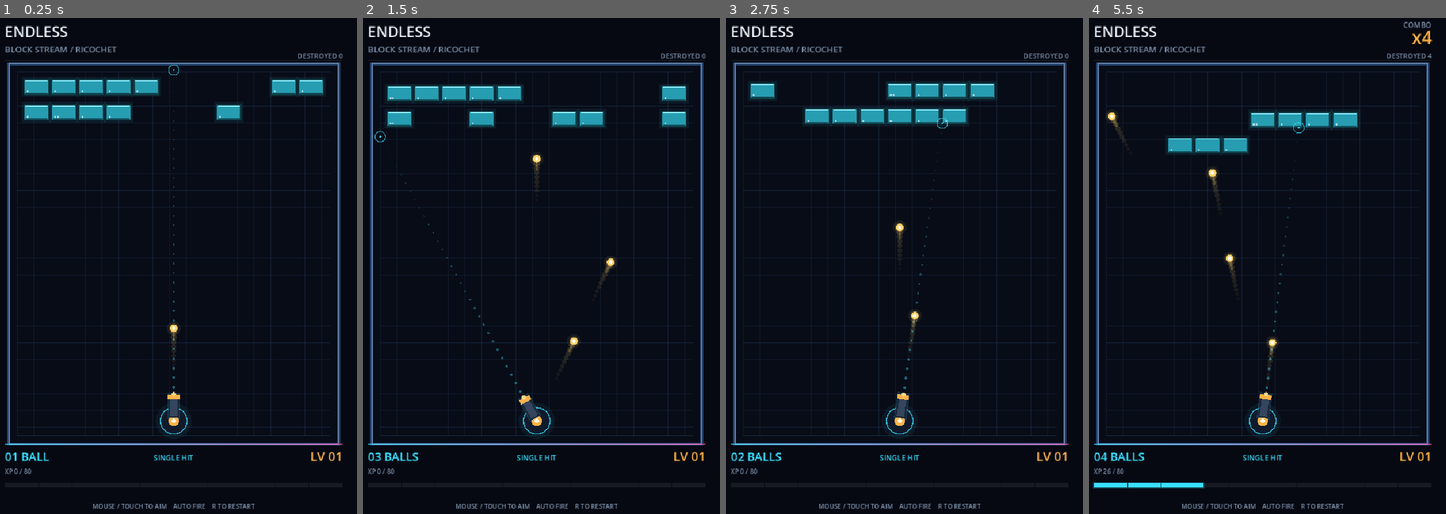
Above: before the commit, frames 1-4 (left to right).
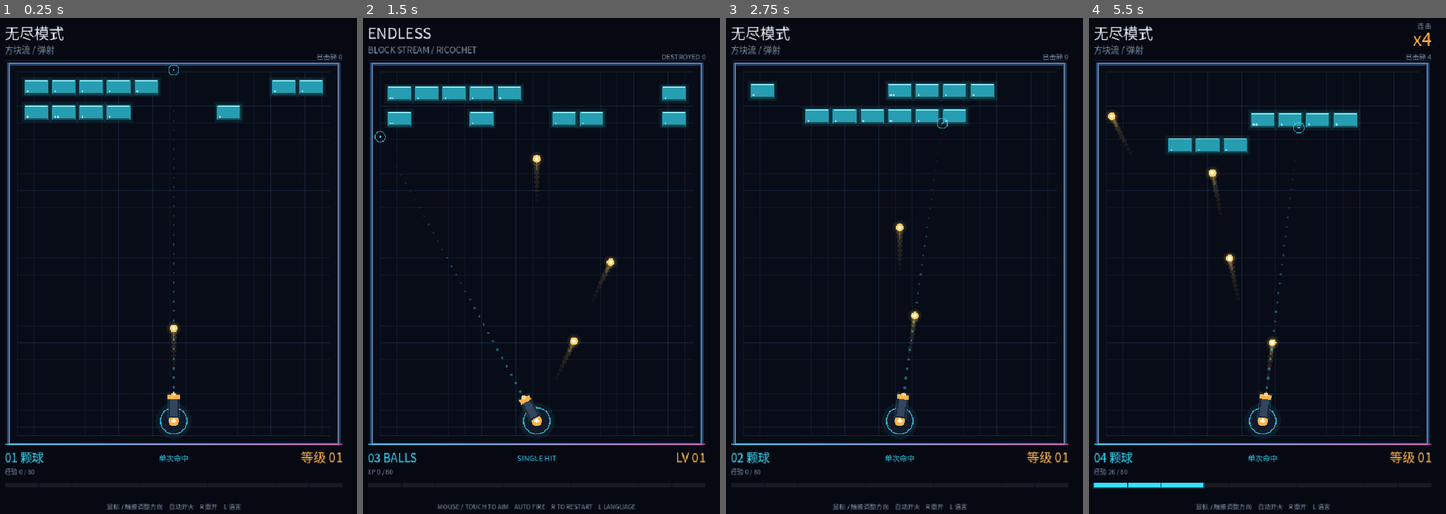
Above: after the commit, the same moments.

Repository: soryu-ryouji/build-shoot
Game: Godot game, scene res://scenes/main.tscn
Two runs of this game, one before a commit and one after it. Both use one fixed random seed, a clock stepped at 60 frames per second and the inputs below.
Inputs (mouse positions are in pixels of both pictures, inside the frame that each line leads up to):
- Up to frame 1 (0.25 s): no input
- Up to frame 2 (1.5 s): tap Enter at 0.5 s; move the mouse to (620, 241) at 0.52 s; tap R at 0.6 s; click (620, 241) at 0.67 s; tap L at 0.8 s; drag from (459, 290) to (516, 370) at 1.27 s
- Up to frame 3 (2.75 s): move the mouse to (936, 156) at 2.02 s; tap R at 2.1 s; click (936, 156) at 2.17 s; tap L at 2.3 s
- Up to frame 4 (5.5 s): drag from (1242, 370) to (1149, 191) at 2.77 s; move the mouse to (1378, 340) at 3.52 s; tap 1 at 3.6 s; click (1378, 340) at 3.67 s; tap L at 3.8, 5.3 s; drag from (1149, 191) to (1206, 142) at 4.27 s; move the mouse to (1281, 266) at 5.02 s; tap 3 at 5.1 s; click (1281, 266) at 5.17 s

The runs differ from the first frame. In frame 1, 1.5% of the frame differs, in the area x 1-96%, y 1-100%; in frame 2, 1.4%; in frame 3, 1.5%; in frame 4, 1.7%, in the area x 1-97%, y 0-100%.

Commit message:
feat: 接入 i18n 多语言支持

Diff:
--- /dev/null
+++ b/i18n/en.json
@@ -0,0 +1,35 @@
+{
+  "hud.mode": "ENDLESS",
+  "hud.tag": "BLOCK STREAM / RICOCHET",
+  "hud.combo": "COMBO",
+  "hud.combo_value": "x%d",
+  "hud.destroyed": "DESTROYED %d",
+  "hud.ball_one": "%02d BALL",
+  "hud.ball_many": "%02d BALLS",
+  "hud.ready": "READY",
+  "hud.single_hit": "SINGLE HIT",
+  "hud.bounces": "BOUNCES %d",
+  "hud.level": "LV %02d",
+  "hud.xp": "XP %d / %d",
+  "hud.hint": "MOUSE / TOUCH TO AIM    AUTO FIRE    R TO RESTART    L LANGUAGE",
+  "toast.upgrade_installed": "UPGRADE INSTALLED",
+  "upgrade.title": "LEVEL UP",
+  "upgrade.subtitle": "CHOOSE ONE UPGRADE    1 / 2 / 3",
+  "upgrade.rank": "RANK %d / %d",
+  "upgrade.bounce.name": "BOUNCE",
+  "upgrade.bounce.desc": "+2 bounces per ball",
+  "upgrade.damage.name": "HEAVY SHELL",
+  "upgrade.damage.desc": "+1 shell damage",
+  "upgrade.pierce.name": "PIERCE",
+  "upgrade.pierce.desc": "Pierce +1 block",
+  "upgrade.chain.name": "CHAIN REACTION",
+  "upgrade.chain.desc": "Broken blocks explode",
+  "upgrade.speed.name": "OVERCLOCK",
+  "upgrade.speed.desc": "+12% ball speed",
+  "upgrade.crit.name": "CRITICAL",
+  "upgrade.crit.desc": "+15% double damage",
+  "upgrade.salvage.name": "SALVAGE",
+  "upgrade.salvage.desc": "+25% XP from blocks",
+  "upgrade.big.name": "BIG GUNS",
+  "upgrade.big.desc": "+2 ball radius"
+}
--- /dev/null
+++ b/i18n/zh_CN.json
@@ -0,0 +1,35 @@
+{
+  "hud.mode": "无尽模式",
+  "hud.tag": "方块流 / 弹射",
+  "hud.combo": "连击",
+  "hud.combo_value": "x%d",
+  "hud.destroyed": "已击碎 %d",
+  "hud.ball_one": "%02d 颗球",
+  "hud.ball_many": "%02d 颗球",
+  "hud.ready": "就绪",
+  "hud.single_hit": "单次命中",
+  "hud.bounces": "弹跳 %d",
+  "hud.level": "等级 %02d",
+  "hud.xp": "经验 %d / %d",
+  "hud.hint": "鼠标 / 触摸调整方向    自动开火    R 重开    L 语言",
+  "toast.upgrade_installed": "强化已安装",
+  "upgrade.title": "升级",
+  "upgrade.subtitle": "选择一个强化    1 / 2 / 3",
+  "upgrade.rank": "等级 %d / %d",
+  "upgrade.bounce.name": "弹射",
+  "upgrade.bounce.desc": "每颗球弹跳次数 +2",
+  "upgrade.damage.name": "重型弹头",
+  "upgrade.damage.desc": "弹球伤害 +1",
+  "upgrade.pierce.name": "穿透",
+  "upgrade.pierce.desc": "每颗球多穿透 1 个方块",
+  "upgrade.chain.name": "连锁反应",
+  "upgrade.chain.desc": "击碎方块时对相邻方块造成伤害",
+  "upgrade.speed.name": "超频",
+  "upgrade.speed.desc": "弹球速度 +12%",
+  "upgrade.crit.name": "暴击",
+  "upgrade.crit.desc": "每次命中 +15% 概率双倍伤害",
+  "upgrade.salvage.name": "回收",
+  "upgrade.salvage.desc": "方块经验 +25%",
+  "upgrade.big.name": "重炮",
+  "upgrade.big.desc": "弹球半径 +2"
+}
--- a/project.godot
+++ b/project.godot
@@ -15,6 +15,10 @@
 config/features=PackedStringArray("4.7", "Mobile")
 config/icon="res://icon.svg"
 
+[autoload]
+
+I18n="*res://scripts/i18n.gd"
+
 [display]
 
 window/size/viewport_width=720
@@ -22,6 +26,10 @@
 window/handheld/orientation=1
 window/stretch/mode="canvas_items"
 window/stretch/aspect="keep"
+
+[gui]
+
+theme/custom="res://theme/game_theme.tres"
 
 [physics]
 
--- a/scripts/hud.gd
+++ b/scripts/hud.gd
@@ -1,6 +1,7 @@
 extends Control
 
 ## 界面：顶部模式/连击/击碎数，底部球状态/等级/经验条，中间飘字。
+## 所有文案通过 I18n 的 key 读取，默认中文。
 
 const Palette = preload("res://scripts/palette.gd")
 
@@ -27,32 +28,34 @@
 	set_anchors_and_offsets_preset(Control.PRESET_FULL_RECT)
 	mouse_filter = Control.MOUSE_FILTER_IGNORE
 	_build()
+	I18n.locale_changed.connect(_on_locale_changed)
+	_refresh_static_texts()
 	queue_redraw()
 
 
 func _build() -> void:
-	mode_label = _make_label("ENDLESS", Vector2(40, 16), Vector2(320, 40), 28, Palette.TEXT, HORIZONTAL_ALIGNMENT_LEFT)
+	mode_label = _make_label(I18n.t("hud.mode"), Vector2(40, 16), Vector2(320, 40), 28, Palette.TEXT, HORIZONTAL_ALIGNMENT_LEFT)
 	mode_label.add_theme_constant_override("outline_size", 6)
 	mode_label.add_theme_color_override("font_outline_color", Color(0.0, 0.0, 0.0, 0.6))
 
-	tag_label = _make_label("BLOCK STREAM / RICOCHET", Vector2(40, 56), Vector2(420, 26), 16, Palette.MUTED)
+	tag_label = _make_label(I18n.t("hud.tag"), Vector2(40, 56), Vector2(420, 26), 16, Palette.MUTED)
 
-	combo_caption = _make_label("COMBO", Vector2(540, 12), Vector2(140, 20), 14, Palette.MUTED, HORIZONTAL_ALIGNMENT_RIGHT)
+	combo_caption = _make_label(I18n.t("hud.combo"), Vector2(540, 12), Vector2(140, 20), 14, Palette.MUTED, HORIZONTAL_ALIGNMENT_RIGHT)
 	combo_label = _make_label("x1", Vector2(540, 22), Vector2(140, 44), 34, Palette.ACCENT, HORIZONTAL_ALIGNMENT_RIGHT)
 	combo_label.add_theme_constant_override("outline_size", 8)
 	combo_label.add_theme_color_override("font_outline_color", Color(0.0, 0.0, 0.0, 0.65))
 	combo_label.pivot_offset = Vector2(70, 22)
 
-	destroyed_label = _make_label("DESTROYED 0", Vector2(480, 70), Vector2(200, 20), 13, Palette.MUTED, HORIZONTAL_ALIGNMENT_RIGHT)
+	destroyed_label = _make_label(I18n.t("hud.destroyed", [0]), Vector2(480, 70), Vector2(200, 20), 13, Palette.MUTED, HORIZONTAL_ALIGNMENT_RIGHT)
 
-	balls_label = _make_label("00 BALLS", Vector2(40, 824), Vector2(260, 32), 22, Palette.CYAN)
-	bounce_label = _make_label("READY", Vector2(280, 830), Vector2(160, 24), 14, Palette.CYAN, HORIZONTAL_ALIGNMENT_CENTER)
-	level_label = _make_label("LV 01", Vector2(520, 822), Vector2(160, 34), 24, Palette.ACCENT, HORIZONTAL_ALIGNMENT_RIGHT)
+	balls_label = _make_label(I18n.t("hud.ball_many", [0]), Vector2(40, 824), Vector2(260, 32), 22, Palette.CYAN)
+	bounce_label = _make_label(I18n.t("hud.ready"), Vector2(280, 830), Vector2(160, 24), 14, Palette.CYAN, HORIZONTAL_ALIGNMENT_CENTER)
+	level_label = _make_label(I18n.t("hud.level", [1]), Vector2(520, 822), Vector2(160, 34), 24, Palette.ACCENT, HORIZONTAL_ALIGNMENT_RIGHT)
 
-	xp_label = _make_label("XP 0 / 80", Vector2(40, 856), Vector2(300, 20), 12, Palette.MUTED)
+	xp_label = _make_label(I18n.t("hud.xp", [0, 80]), Vector2(40, 856), Vector2(300, 20), 12, Palette.MUTED)
 
 	hint_label = _make_label(
-		"MOUSE / TOUCH TO AIM    AUTO FIRE    R TO RESTART",
+		I18n.t("hud.hint"),
 		Vector2(40, 922), Vector2(640, 24), 12, Palette.MUTED, HORIZONTAL_ALIGNMENT_CENTER
 	)
 
@@ -79,31 +82,43 @@
 	return l
 
 
+func _refresh_static_texts() -> void:
+	mode_label.text = I18n.t("hud.mode")
+	tag_label.text = I18n.t("hud.tag")
+	combo_caption.text = I18n.t("hud.combo")
+	hint_label.text = I18n.t("hud.hint")
+
+
+func _on_locale_changed(_locale: String) -> void:
+	_refresh_static_texts()
+
+
 func _process(delta: float) -> void:
 	if game == null:
 		return
 
-	destroyed_label.text = "DESTROYED %d" % int(game.blocks.destroyed)
+	destroyed_label.text = I18n.t("hud.destroyed", [int(game.blocks.destroyed)])
 
 	var ball_count: int = game.active_balls.size()
-	balls_label.text = "%02d %s" % [ball_count, "BALL" if ball_count == 1 else "BALLS"]
+	var ball_key := "hud.ball_one" if ball_count == 1 else "hud.ball_many"
+	balls_label.text = I18n.t(ball_key, [ball_count])
 	if ball_count > 0:
 		var ball: Node = game.active_balls[ball_count - 1]
 		if int(ball.bounces_left) > 0:
-			bounce_label.text = "BOUNCES %d" % int(ball.bounces_left)
+			bounce_label.text = I18n.t("hud.bounces", [int(ball.bounces_left)])
 		else:
-			bounce_label.text = "SINGLE HIT"
+			bounce_label.text = I18n.t("hud.single_hit")
 	else:
-		bounce_label.text = "READY"
+		bounce_label.text = I18n.t("hud.ready")
 
-	level_label.text = "LV %02d" % int(game.level)
-	xp_label.text = "XP %d / %d" % [int(game.xp), int(game.xp_needed)]
+	level_label.text = I18n.t("hud.level", [int(game.level)])
+	xp_label.text = I18n.t("hud.xp", [int(game.xp), int(game.xp_needed)])
 	_xp_ratio = clampf(float(game.xp) / float(maxi(int(game.xp_needed), 1)), 0.0, 1.0)
 
 	if int(game.combo) >= 2:
 		combo_caption.visible = true
 		combo_label.visible = true
-		combo_label.text = "x%d" % int(game.combo)
+		combo_label.text = I18n.t("hud.combo_value", [int(game.combo)])
 		if _combo_pop > 0.0:
 			_combo_pop = maxf(0.0, _combo_pop - delta * 4.0)
 			combo_label.scale = Vector2.ONE * (1.0 + 0.28 * _combo_pop)
--- /dev/null
+++ b/scripts/i18n.gd
@@ -0,0 +1,68 @@
+extends Node
+
+## 极简 i18n：从 res://i18n/<locale>.json 读取扁平 key-value 表。
+## 默认中文。新增语言：复制一份 json，并把语言代码加入 LOCALES。
+
+signal locale_changed(locale: String)
+
+const DEFAULT_LOCALE := "zh_CN"
+const LOCALES := ["zh_CN", "en"]
+
+var locale := DEFAULT_LOCALE
+
+var _strings: Dictionary = {}
+var _fallback: Dictionary = {}
+
+
+func _ready() -> void:
+	process_mode = Node.PROCESS_MODE_ALWAYS
+	_fallback = _load(DEFAULT_LOCALE)
+	set_locale(DEFAULT_LOCALE, false)
+
+
+func set_locale(code: String, notify: bool = true) -> void:
+	if not LOCALES.has(code):
+		code = DEFAULT_LOCALE
+	locale = code
+	_strings = _load(code)
+	if notify:
+		locale_changed.emit(locale)
+
+
+func toggle_locale() -> void:
+	var idx := LOCALES.find(locale)
+	set_locale(LOCALES[(idx + 1) % LOCALES.size()])
+
+
+func t(key: String, args: Array = []) -> String:
+	var text := String(_strings.get(key, ""))
+	if text.is_empty():
+		text = String(_fallback.get(key, key))
+	if not args.is_empty():
+		return text % args
+	return text
+
+
+func missing_keys(code: String) -> Array:
+	var target := _load(code)
+	var missing: Array = []
+	for key in _fallback.keys():
+		if not target.has(key):
+			missing.append(key)
+	return missing
+
+
+func _load(code: String) -> Dictionary:
+	var path := "res://i18n/%s.json" % code
+	if not FileAccess.file_exists(path):
+		push_error("Missing locale file: " + path)
+		return {}
+	var file := FileAccess.open(path, FileAccess.READ)
+	if file == null:
+		push_error("Cannot open locale file: " + path)
+		return {}
+	var parsed = JSON.parse_string(file.get_as_text())
+	if parsed is Dictionary:
+		return parsed
+	push_error("Invalid locale JSON: " + path)
+	return {}
--- a/scripts/main.gd
+++ b/scripts/main.gd
@@ -13,14 +13,14 @@
 enum State { PLAYING, UPGRADE }
 
 const UPGRADE_DEFS := [
-	{"id": "bounce", "name": "BOUNCE", "desc": "+2 bounces per ball", "max": 4},
-	{"id": "damage", "name": "HEAVY SHELL", "desc": "+1 shell damage", "max": 5},
-	{"id": "pierce", "name": "PIERCE", "desc": "Pierce +1 block", "max": 3},
-	{"id": "chain", "name": "CHAIN REACTION", "desc": "Broken blocks explode", "max": 3},
-	{"id": "speed", "name": "OVERCLOCK", "desc": "+12% ball speed", "max": 5},
-	{"id": "crit", "name": "CRITICAL", "desc": "+15% double damage", "max": 4},
-	{"id": "salvage", "name": "SALVAGE", "desc": "+25% XP from blocks", "max": 4},
-	{"id": "big", "name": "BIG GUNS", "desc": "+2 ball radius", "max": 3},
+	{"id": "bounce", "max": 4},
+	{"id": "damage", "max": 5},
+	{"id": "pierce", "max": 3},
+	{"id": "chain", "max": 3},
+	{"id": "speed", "max": 5},
+	{"id": "crit", "max": 4},
+	{"id": "salvage", "max": 4},
+	{"id": "big", "max": 3},
 ]
 
 var arena: Node2D
@@ -125,10 +125,15 @@
 			combo = 0
 
 
+
 func _unhandled_input(event: InputEvent) -> void:
-	if event is InputEventKey and event.pressed and not event.echo and event.keycode == KEY_R:
-		get_tree().paused = false
-		get_tree().reload_current_scene()
+	if event is InputEventKey and event.pressed and not event.echo:
+		match event.keycode:
+			KEY_R:
+				get_tree().paused = false
+				get_tree().reload_current_scene()
+			KEY_L:
+				I18n.toggle_locale()
 
 
 # ---------------------------------------------------------------- 射击
@@ -239,8 +244,6 @@
 		if cur < int(def.max):
 			pool.append({
 				"id": def.id,
-				"name": def.name,
-				"desc": def.desc,
 				"rank": cur + 1,
 				"max": def.max,
 			})
@@ -263,7 +266,7 @@
 	upgrade_screen.hide_screen()
 	state = State.PLAYING
 	get_tree().paused = false
-	hud.toast("UPGRADE INSTALLED", Palette.ACCENT)
+	hud.toast(I18n.t("toast.upgrade_installed"), Palette.ACCENT)
 
 
 func _apply_upgrade(id: String) -> void:
--- a/scripts/upgrade_screen.gd
+++ b/scripts/upgrade_screen.gd
@@ -1,6 +1,6 @@
 extends CanvasLayer
 
-## 升级三选一界面。暂停游戏时仍可交互。
+## 升级三选一界面。暂停游戏时仍可交互。文案通过 I18n 的 key 读取。
 
 const Palette = preload("res://scripts/palette.gd")
 
@@ -39,7 +39,6 @@
 	root.add_child(line)
 
 	title_label = Label.new()
-	title_label.text = "LEVEL UP"
 	title_label.position = Vector2(0, 150)
 	title_label.size = Vector2(720, 56)
 	title_label.horizontal_alignment = HORIZONTAL_ALIGNMENT_CENTER
@@ -51,7 +50,6 @@
 	root.add_child(title_label)
 
 	subtitle_label = Label.new()
-	subtitle_label.text = "CHOOSE ONE UPGRADE   ·   1 / 2 / 3"
 	subtitle_label.position = Vector2(0, 212)
 	subtitle_label.size = Vector2(720, 28)
 	subtitle_label.horizontal_alignment = HORIZONTAL_ALIGNMENT_CENTER
@@ -65,6 +63,20 @@
 	card_row.alignment = BoxContainer.ALIGNMENT_CENTER
 	card_row.add_theme_constant_override("separation", 10)
 	root.add_child(card_row)
+
+	I18n.locale_changed.connect(_on_locale_changed)
+	_refresh_static_texts()
+
+
+func _refresh_static_texts() -> void:
+	title_label.text = I18n.t("upgrade.title")
+	subtitle_label.text = I18n.t("upgrade.subtitle")
+
+
+func _on_locale_changed(_locale: String) -> void:
+	_refresh_static_texts()
+	if _active:
+		show_choices(_choices)
 
 
 func show_choices(choices: Array) -> void:
@@ -81,16 +93,18 @@
 
 	for i in choices.size():
 		var def: Dictionary = choices[i]
+		var name_key := "upgrade.%s.name" % String(def.id)
+		var desc_key := "upgrade.%s.desc" % String(def.id)
+		var rank_text := I18n.t("upgrade.rank", [int(def.rank), int(def.max)])
 		var btn := Button.new()
 		btn.custom_minimum_size = Vector2(198, 300)
 		btn.size_flags_vertical = Control.SIZE_SHRINK_CENTER
 		btn.focus_mode = Control.FOCUS_NONE
-		btn.text = "[%d]\n\n%s\n\n%s\n\nRANK %d / %d" % [
+		btn.text = "[%d]\n\n%s\n\n%s\n\n%s" % [
 			i + 1,
-			String(def.name),
-			String(def.desc),
-			int(def.rank),
-			int(def.max),
+			I18n.t(name_key),
+			I18n.t(desc_key),
+			rank_text,
 		]
 		btn.add_theme_font_size_override("font_size", 14)
 		btn.add_theme_color_override("font_color", Palette.TEXT)
@@ -148,3 +162,5 @@
 			KEY_R:
 				get_tree().paused = false
 				get_tree().reload_current_scene()
+			KEY_L:
+				I18n.toggle_locale()
--- /dev/null
+++ b/theme/game_theme.tres
@@ -0,0 +1,7 @@
+[gd_resource type="Theme" load_steps=2 format=3]
+
+[sub_resource type="SystemFont" id="SystemFont_cjk"]
+font_names = PackedStringArray("Microsoft YaHei UI", "Microsoft YaHei", "Noto Sans CJK SC", "Noto Sans SC", "PingFang SC", "Heiti SC", "sans-serif")
+
+[resource]
+default_font = SubResource("SystemFont_cjk")
Not shown, added: scripts/i18n.gd.uid
